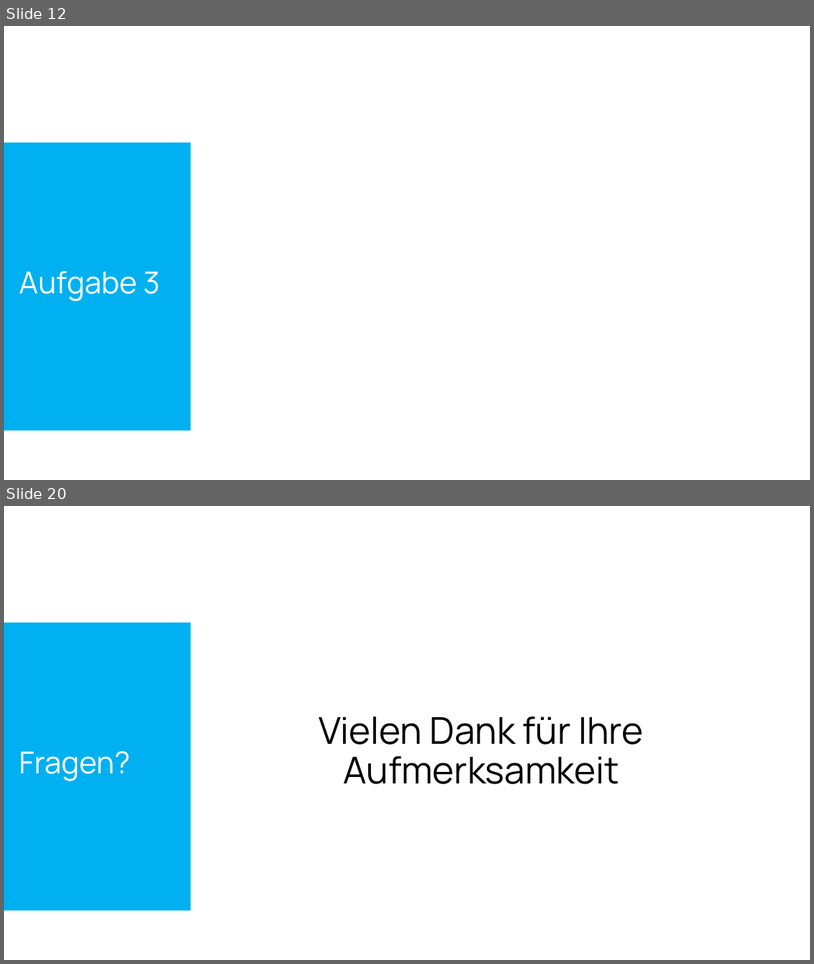
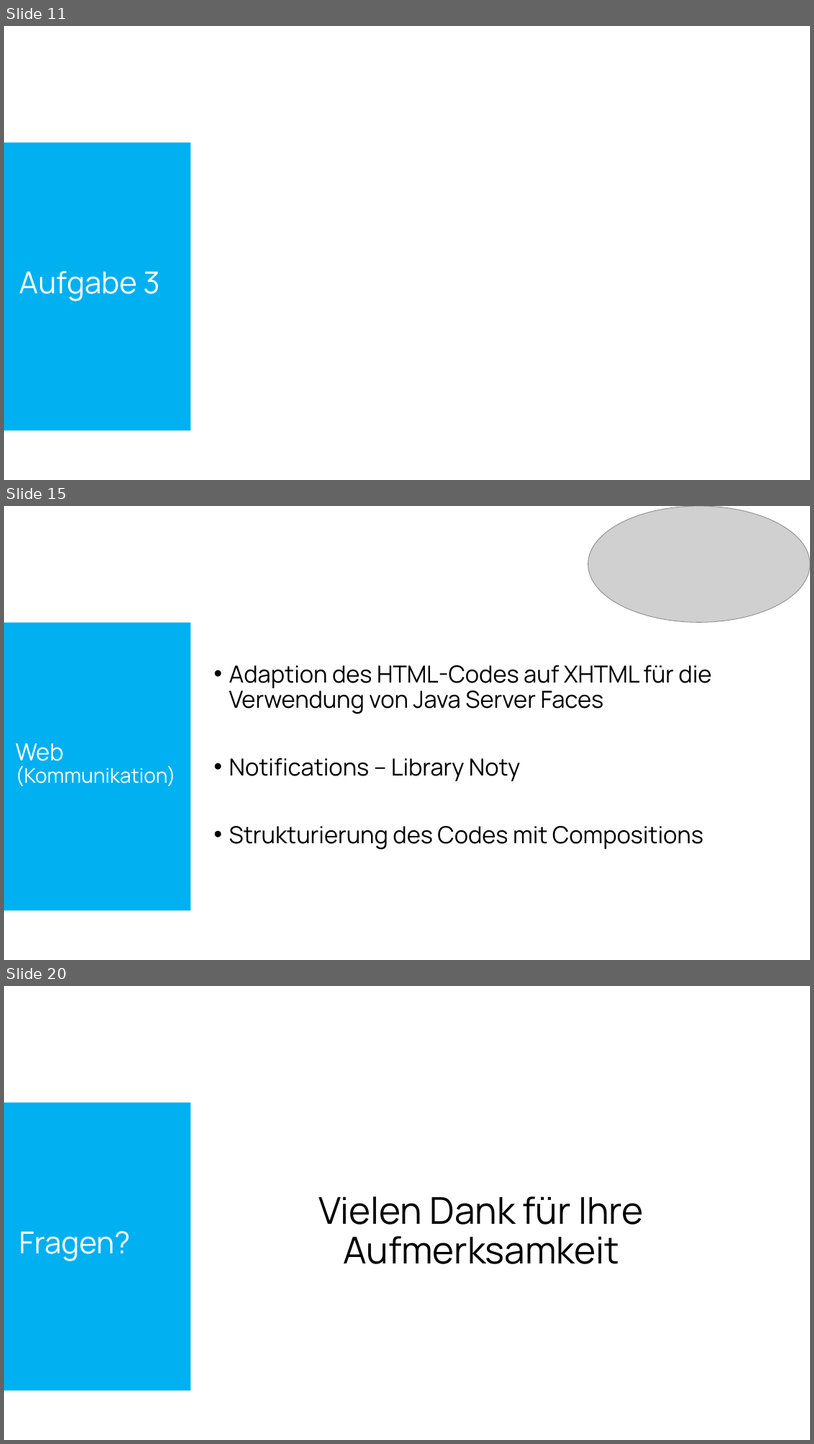
Before and after one commit to SebastianMandl/AEMS, a slide deck: Planung/Praesentationen/Praesentation_SRDP.pptx. Shown one above the other, each under a label of ours: slides 12 and 20 before the commit, slides 11, 15 and 20 after it; the slides between them are not shown. The pictures are 814x964 and 814x1444 pixels, drawn with LibreOffice and Linux fonts; fonts in the diff are those of the drawing; grey boxes stand for pictures. Boxes give left, top, right and bottom in pixels: in the first picture for what was removed or moved away, otherwise in the second. Text is boxed around its words. In the diff, an @@ line names an element or a change of style, - is before the commit and + after.

```diff
--- a/Planung/Praesentationen/Praesentation_SRDP.pptx
+++ b/Planung/Praesentationen/Praesentation_SRDP.pptx
@@ slide 15 added at (4,506,810,960), background #FFFFFF; not listed: 1 template element that a slide beside it also shows @@
@@ picture added at (589,506,810,622) @@
@@ text added at (229,665,712,849), 28 pt, text #000000 @@
+• Adaption des HTML-Codes auf XHTML für die Verwendung von Java Server Faces
+• Notifications – Library Noty
+• Strukturierung des Codes mit Compositions
@@ title added at (16,743,176,786), 24 pt, text #FFFFFF @@
+Web
+(Kommunikation)
@@ what was slide 12 is now slide 11 @@
```
Also in this commit, not shown: 4 other slides added, 5 slides removed, 4 other files.
